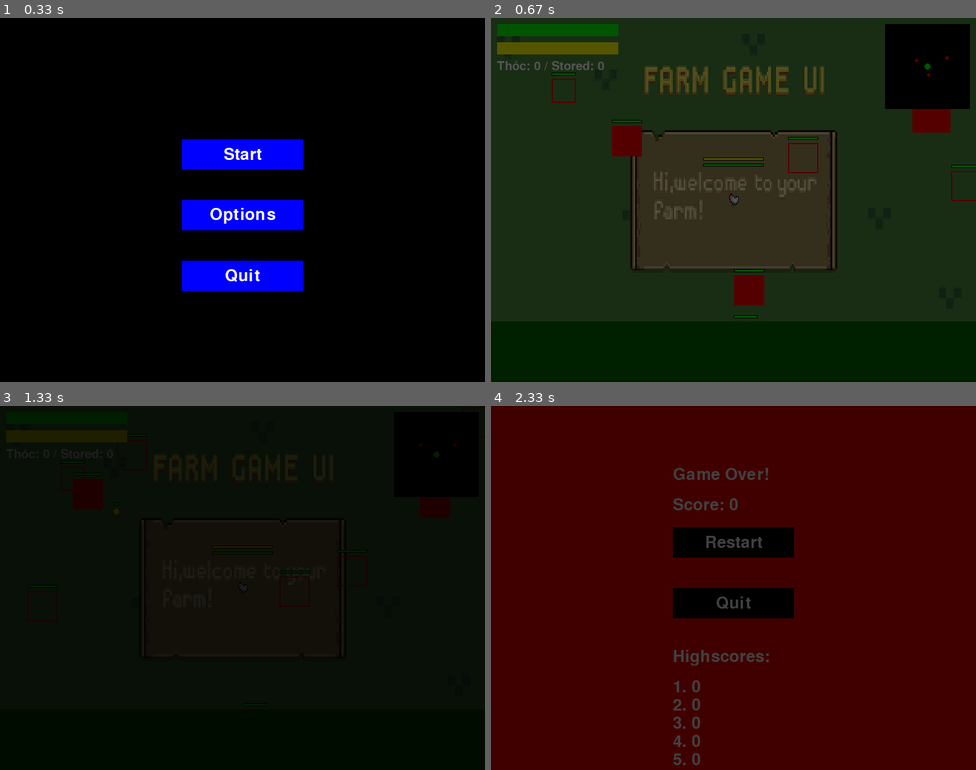
Above: before the commit, frames 1-4 (two rows, left to right).
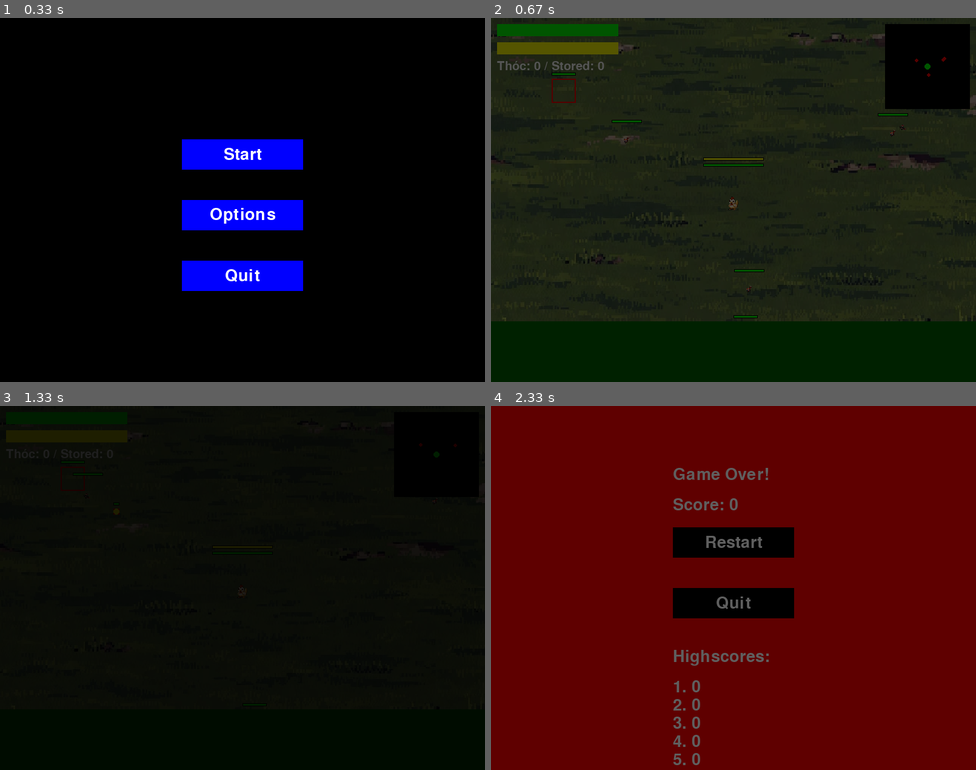
Above: after the commit, the same moments.

Repository: Zakihung/The-Chickening
Game: pygame game, started from main.py
The game is run twice, just before and just after one commit, with the same random seed, the same clock (stepped at 60 frames per second) and the same inputs.
Inputs (mouse positions are in pixels of both pictures, inside the frame that each line leads up to):
- Up to frame 1 (0.33 s): no input
- Up to frame 2 (0.67 s): press the mouse at (733, 156) at 0.37 s; move the mouse to (655, 221) at 0.47 s; release the mouse at (583, 287) at 0.6 s
- Up to frame 3 (1.33 s): hold Right 0.67-1.13 s; move the mouse to (315, 460) at 0.7 s; click "Restart" at 1.22 s
- Up to frame 4 (2.33 s): hold Up 1.5-1.8 s; move the mouse to (607, 453) at 1.53 s; hold Right 1.83-2.3 s

Frame 1 is identical in both runs. In frame 2, 10% of the frame differs, in the area x 0-100%, y 3-84%; in frame 3, less than 0.1%; in frame 4, 96%, in the area x 0-100%, y 0-100%.

Commit message:
Update code to Day 90 consistency, add pixel art to all entities

Diff:
--- a/modules/entities/boss.py
+++ b/modules/entities/boss.py
@@ -2,6 +2,7 @@
 import math
 import pygame
 import random
+import os
 from modules.entities.enemy import Enemy
 from modules.utils.constants import (
     SCREEN_WIDTH, SCREEN_HEIGHT, COLOR_RED, ENEMY_HP_BASE
@@ -15,6 +16,12 @@
         self.max_hp = self.hp
         self.speed = 3
         self.rect.inflate_ip(50, 50)
+        sprite_path = os.path.join('assets', 'images', 'boss', 'big_fox.png')
+        if os.path.exists(sprite_path):
+            self.image = pygame.image.load(sprite_path)
+            self.image = pygame.transform.scale(self.image, (100, 100))
+        else:
+            self.image = None
         self.phase = 1
         self.phase_thresholds = [0.5, 0.2]
         self.minions = []
@@ -50,24 +57,24 @@
 
                 if self.phase == 1:
                     self.dash_duration = 1.0
-                    spear = Projectile(self.rect.centerx, self.rect.centery, base_dir, 'ranged', self.spear_damage, self.spear_speed, length=self.spear_length, sound_manager=self.sound_manager)
+                    spear = Projectile(self.rect.centerx, self.rect.centery, base_dir, 'ranged', self.spear_damage, self.spear_speed, length=self.spear_length)
                     self.projectiles.append(spear)
                     self.attack_cooldown = self.charge_cooldown_base
                     if self.sound_manager:
-                        self.sound_manager.play_sfx('cluck', 0.8)  # Placeholder charge sound
+                        self.sound_manager.play_sfx('cluck', 0.8)
 
                 elif self.phase == 2:
                     self.dash_duration = 1.5
                     for i in [-0.1, 0.1]:
                         offset_dir = base_dir.rotate(i * 30)
-                        spear = Projectile(self.rect.centerx, self.rect.centery, offset_dir, 'ranged', self.spear_damage, self.spear_speed, length=self.spear_length, sound_manager=self.sound_manager)
+                        spear = Projectile(self.rect.centerx, self.rect.centery, offset_dir, 'ranged', self.spear_damage, self.spear_speed, length=self.spear_length)
                         self.projectiles.append(spear)
                     self.attack_cooldown = self.charge_cooldown_base * 0.7
 
                 elif self.phase == 3:
                     self.dash_duration = 2.0
                     self.spear_damage *= self.rage_mult
-                    spear = Projectile(self.rect.centerx, self.rect.centery, base_dir, 'ranged', self.spear_damage, self.spear_speed * self.rage_mult, length=self.spear_length * 1.5, sound_manager=self.sound_manager)
+                    spear = Projectile(self.rect.centerx, self.rect.centery, base_dir, 'ranged', self.spear_damage, self.spear_speed * self.rage_mult, length=self.spear_length * 1.5)
                     self.projectiles.append(spear)
                     self.summon_minions(2)
                     self.attack_cooldown = self.charge_cooldown_base * 0.5
@@ -98,6 +105,10 @@
             minion_y = self.rect.y + random.randint(-50, 50)
             minion = Enemy(minion_x, minion_y, 'runner', self.sound_manager)
             minion.hp /= 2
+            sprite_path = os.path.join('assets', 'images', 'minions', 'small_fox.png')
+            if os.path.exists(sprite_path):
+                minion.image = pygame.image.load(sprite_path)
+                minion.image = pygame.transform.scale(minion.image, (30, 30))
             self.minions.append(minion)
 
     def draw(self, screen):
--- a/modules/entities/enemy.py
+++ b/modules/entities/enemy.py
@@ -2,8 +2,10 @@
 import math
 import pygame
 import random
+import os
 from modules.entities.base_entity import BaseEntity
 from modules.managers import item_manager
+from modules.screens import game_screen
 from modules.utils.constants import (
     ENEMY_HP_BASE, ENEMY_SPEED_BASE, COLOR_RED, DROP_THO_RATE, SCREEN_WIDTH, SCREEN_HEIGHT, BOMB_AOE_RADIUS
 )
@@ -13,11 +15,24 @@
 
 class Enemy(BaseEntity):
     def __init__(self, x, y, enemy_type='runner', sound_manager=None):
+        """
+        Class base cho kẻ thù: Cáo đỏ.
+        :param x, y: Vị trí spawn
+        :param enemy_type: 'runner', 'archer', etc. để override behavior sau
+        """
         width, height = 50, 50  # Kích thước placeholder
         super().__init__(x, y, width, height, hp=ENEMY_HP_BASE, speed=ENEMY_SPEED_BASE)
         self.type = enemy_type
-        self.image = None
         self.sound_manager = sound_manager
+        # Load sprite based on type
+        sprite_path = os.path.join('assets', 'images', 'enemies', f'fox_{self.type}.png')
+        if os.path.exists(sprite_path):
+            self.image = pygame.image.load(sprite_path)
+            self.image = pygame.transform.scale(self.image, (50, 50))
+        else:
+            self.image = None
+
+        # AI attributes
         self.direction_change_timer = random.uniform(1, 2)
         self.zigzag_amplitude = 50
         self.zigzag_frequency = 5
@@ -57,6 +72,10 @@
         self.stun_timer = 0
 
     def update(self, delta_time, player=None):
+        """
+        Override update: AI simple - di chuyển ngẫu nhiên, or zig-zag áp sát nếu 'runner'.
+        :param player: Player instance để target
+        """
         super().update(delta_time)
 
         if self.stun_timer > 0:
@@ -215,7 +234,7 @@
             self.dropped = True
             if random.random() < DROP_THO_RATE:
                 thoc = Resource(self.rect.centerx, self.rect.centery, random.randint(5, 20))
-                # Add to global resources, e.g., game_screen.resources.append(thoc) if pass game_screen
+                game_screen.resources.append(thoc)  # Add to global if pass game_screen, placeholder
             if random.random() < 0.2:
                 item_id = item_manager.get_random_item()
                 player.inventory.append(item_id)
--- a/modules/entities/player.py
+++ b/modules/entities/player.py
@@ -68,8 +68,6 @@
         self.dodge_chance = 0.0
         self.chuong_level = 0
         self.regen_hp = 0
-        self.shop_discount = 0.0
-        self.mission_progress = {'kill_runner': 0, 'destroy_spawn': 0, 'collect_thoc': 0}
 
     def update(self, delta_time, keys):
         super().update(delta_time)
@@ -172,9 +170,7 @@
 
         self.eggnergy = min(self.eggnergy + 10 * delta_time, EGGNERGY_MAX)
 
-        # Regen HP in safe_zone (placeholder if self.safe_zone, but since no, on key R test)
-        if keys[pygame.K_r]:
-            self.hp = min(self.hp + self.regen_hp * delta_time, self.max_hp)
+        self.hp = min(self.hp + self.regen_hp * delta_time, self.max_hp)
 
         if self.hp <= 0 and self.alive:
             self.alive = False
--- a/modules/entities/projectile.py
+++ b/modules/entities/projectile.py
@@ -32,8 +32,8 @@
             if self.explode_timer <= 0 and not self.exploded:
                 self.exploded = True
                 self.alive = False
-                # if self.sound_manager:
-                #     self.sound_manager.play_sfx('explosion')
+                if self.sound_manager:
+                    self.sound_manager.play_sfx('explosion')
 
         if not (0 < self.rect.centerx < SCREEN_WIDTH and 0 < self.rect.centery < SCREEN_HEIGHT):
             self.alive = False
--- a/modules/entities/resource.py
+++ b/modules/entities/resource.py
@@ -1,9 +1,9 @@
 # modules/entities/resource.py
 import pygame
+import os
 from modules.entities.base_entity import BaseEntity
 from modules.utils.constants import COLOR_YELLOW, SCREEN_WIDTH, SCREEN_HEIGHT
 from modules.utils.helpers import rect_collision
-
 
 class Resource(BaseEntity):
     def __init__(self, x, y, amount=10):
@@ -14,7 +14,12 @@
         """
         super().__init__(x, y, 20, 20, hp=0, speed=0)  # No HP/speed
         self.amount = amount
-        self.image = None  # Load thoc.png sau
+        sprite_path = os.path.join('assets', 'images', 'resources', 'thoc.png')
+        if os.path.exists(sprite_path):
+            self.image = pygame.image.load(sprite_path)
+            self.image = pygame.transform.scale(self.image, (20, 20))
+        else:
+            self.image = None
         self.alive = True  # Để collect
 
     def update(self, delta_time, player=None):
@@ -22,7 +27,7 @@
         Update: Check collide player để collect.
         """
         if player and rect_collision(self.rect, player.rect):
-            player.thoc_collected += self.amount  # Add to collected
+            player.thoc_collected += self.amount
             self.alive = False
 
     def draw(self, screen):
--- a/modules/managers/item_manager.py
+++ b/modules/managers/item_manager.py
@@ -7,7 +7,6 @@
     def __init__(self):
         with open(DATA_PATH + 'items.json', 'r', encoding="utf8") as f:
             self.items_data = json.load(f)['items']
-        self.synergies = {}
 
     def get_item_by_id(self, item_id):
         return next((item for item in self.items_data if item['id'] == item_id), None)
@@ -47,7 +46,7 @@
         if 'speed_penalty' in effects:
             player.speed += mult * effects['speed_penalty']
         if 'dodge_chance' in effects:
-            player.dodge_chance += mult * effects['dodge_chance']  # Add player.dodge_chance = 0
+            player.dodge_chance += mult * effects['dodge_chance']
 
     def remove_synergies(self, player):
         player.burn_damage = 0
--- a/modules/managers/level_manager.py
+++ b/modules/managers/level_manager.py
@@ -14,7 +14,7 @@
     def __init__(self, sound_manager=None):
         with open('data/levels.json', 'r', encoding="utf8") as f:
             self.levels_data = json.load(f)['levels']
-        self.current_level = 0
+        self.current_level = 0  # Bắt đầu level 1 (index 0)
         self.current_wave = 0
         self.enemies = []
         self.spawn_points = []
@@ -24,6 +24,7 @@
         self.is_boss_level = False
         self.background_image = None
         self.sound_manager = sound_manager
+        self.waves = []  # Thêm dòng này để khởi tạo waves
         self.load_level(self.current_level)
 
     def load_level(self, level_id):
@@ -50,7 +51,7 @@
                     self.obstacles.append(obs)
             # Add more for other types
 
-            self.waves = level['waves'] if not self.is_boss_level else []
+            self.waves = level['waves'] if not self.is_boss_level else []  # No waves if boss
             self.spawn_points = [BaseEntity(sp['x'], sp['y'], 40, 40, hp=sp['hp']) for sp in level['spawn_points']]
             self.boss_data = level['boss']
             self.current_wave = 0
@@ -58,6 +59,9 @@
             if self.is_boss_level and self.boss_data:
                 boss = Boss(SCREEN_WIDTH // 2, SCREEN_HEIGHT // 2, self.boss_data['type'], self.sound_manager)
                 self.enemies.append(boss)
+        else:
+            self.waves = []  # Default if no level
+            print("No level data, default empty waves")
 
     def next_level(self):
         self.current_level += 1
@@ -71,28 +75,6 @@
             print("All levels cleared!")
 
     def update(self, delta_time, player):
-        for obs in self.obstacles[:]:
-            if player.melee_hitbox and rect_collision(obs.rect, player.melee_hitbox):
-                obs.take_damage(player.melee_damage)
-            for proj in player.projectiles:
-                if rect_collision(obs.rect, proj.rect):
-                    obs.take_damage(proj.damage)
-                    if proj.type != 'bomb':
-                        proj.alive = False
-                if proj.type == 'bomb' and proj.exploded:
-                    dist = math.hypot(obs.rect.centerx - proj.rect.centerx, obs.rect.centery - proj.rect.centery)
-                    if dist <= proj.aoe_radius:
-                        obs.take_damage(proj.damage)
-            if obs.hp <= 0:
-                self.obstacles.remove(obs)
-
-        for obs in self.obstacles:
-            if rect_collision(player.rect, obs.rect):
-                player.rect.move_ip(-player.direction.x * player.speed, -player.direction.y * player.speed)
-            for enemy in self.enemies:
-                if rect_collision(enemy.rect, obs.rect):
-                    enemy.rect.move_ip(-enemy.direction.x * enemy.speed, -enemy.direction.y * enemy.speed)
-
         self.wave_timer -= delta_time
         if self.wave_timer <= 0 and self.current_wave < len(self.waves) and self.spawn_points:
             wave = self.waves[self.current_wave]
@@ -134,8 +116,6 @@
     def draw(self, screen):
         if self.background_image:
             screen.blit(self.background_image, (0, 0))
-        for obs in self.obstacles:
-            obs.draw(screen)
         for spawn in self.spawn_points:
             spawn.draw(screen)
         for enemy in self.enemies:
--- a/modules/screens/game_over.py
+++ b/modules/screens/game_over.py
@@ -20,7 +20,7 @@
 
     def load_highscores(self):
         try:
-            with open('highscores.json', 'r') as f:
+            with open('highscores.json', 'r', encoding="utf8") as f:
                 return json.load(f).get('highscores', [])
         except (FileNotFoundError, json.JSONDecodeError):
             return []
Binary file changed: assets/images/backgrounds/farm_bg.png
Binary file added: assets/images/backgrounds/forest.png
Binary file added: assets/images/boss/big_fox.png
Binary file added: assets/images/enemies/bomber.png
Binary file added: assets/images/enemies/fox_archer.png
Binary file added: assets/images/enemies/fox_runner.png
Binary file added: assets/images/enemies/mage.png
Binary file added: assets/images/enemies/shield.png
Binary file added: assets/images/items/long_chay.png
Binary file added: assets/images/items/mo_thep.png
Binary file added: assets/images/minions/small_fox.png
Binary file added: assets/images/obstacles/bush.png
(and 7 more such lines)
